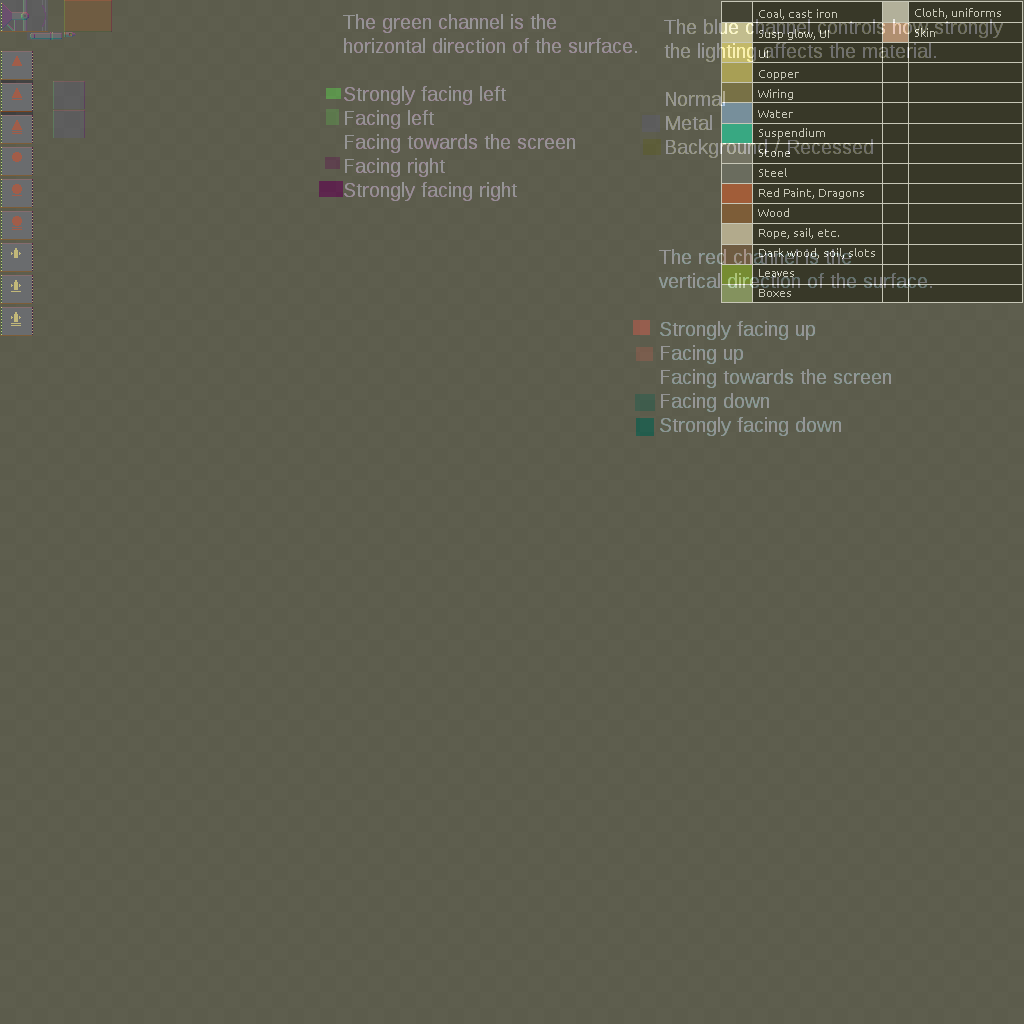
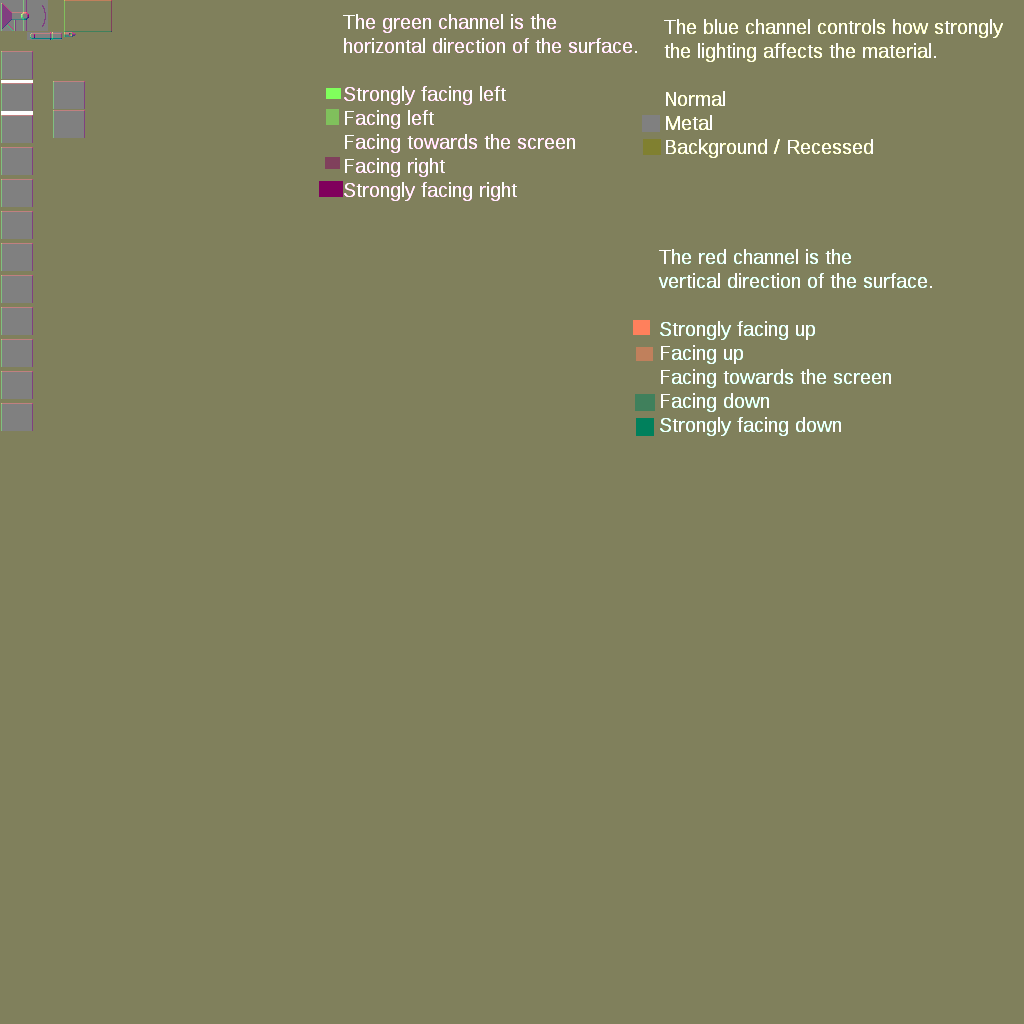
Layer changes from the first 1024 x 1024 image to the second:
"my_spritesheet_bump": opacity 44% → 100% over [0, 0, 1024, 1024]
painted on "Shiny" over [1, 339, 33, 431]
painted on "Horizontal" over [1, 339, 33, 431]
painted on "Vertical" over [1, 339, 33, 404]
hid "my_spritesheet", painted on it over [0, 0, 1023, 432]
hid "16x16 grid" over [0, 0, 1024, 1024]
